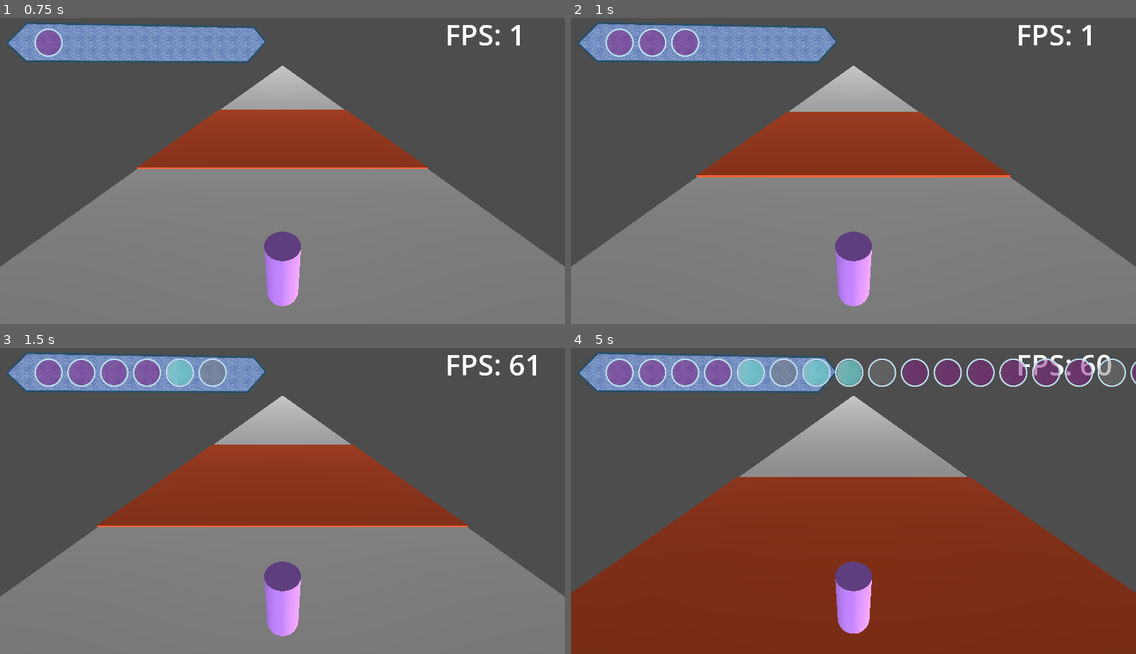
Above: before the commit, frames 1-4 (two rows, left to right).
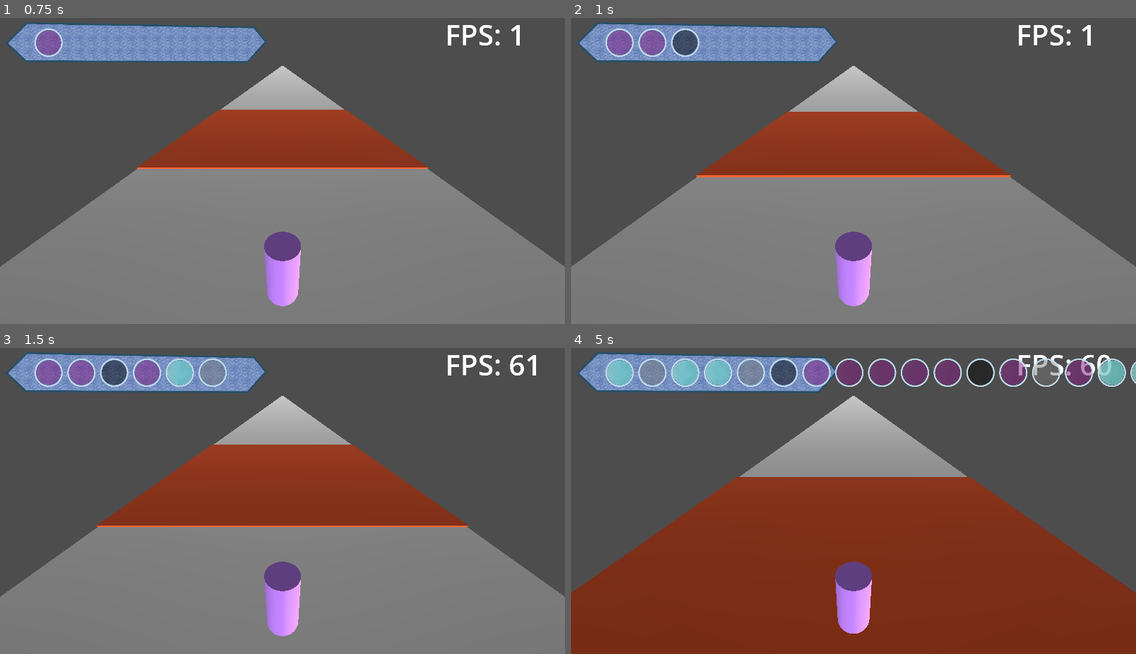
Above: after the commit, the same moments.

Repository: MedusaTea/signal-run
Game: Godot game, scene res://scenes/main.tscn
Same seed, same stepped clock (60 frames per second), same inputs: the game is played once before the commit and once after it.
Inputs (mouse positions are in pixels of both pictures, inside the frame that each line leads up to):
- Up to frame 1 (0.75 s): tap Enter at 0.5 s; move the mouse to (406, 155) at 0.52 s; hold L (press_right) from 0.53 s (still down); hold F (press_climb) from 0.53 s (still down); click (406, 155) at 0.67 s
- Up to frame 2 (1 s): keep holding L (press_right); keep holding F (press_climb); tap K (press_jump) at 0.77 s; tap J (press_duck) at 0.8 s
- Up to frame 3 (1.5 s): tap K (press_jump) at 1.07 s; move the mouse to (169, 516) at 1.27 s; release L (press_right) at 1.28 s; release F (press_climb) at 1.28 s; hold H (press_left) from 1.28 s (still down); tap J (press_duck) at 1.35 s
- Up to frame 4 (5 s): tap K (press_jump) at 1.52, 1.82, 3.02, 3.32, 3.77, 3.8, 4.07, 4.35, 4.52, 4.82 s; tap D (press_kick) at 1.55 s; move the mouse to (910, 433) at 2.02 s; release H (press_left) at 2.03 s; hold D (press_kick) 2.03-2.78 s; hold L (press_right) 2.03-3.53 s; tap A (press_punch) at 2.3, 2.85 s; move the mouse to (825, 562) at 2.77 s; click (825, 562) at 2.92 s; tap S (press_swim) at 3.05 s; move the mouse to (1023, 546) at 3.52 s; hold S (press_swim) 3.53-4.28 s; hold H (press_left) from 3.53 s (still down); move the mouse to (684, 455) at 4.27 s; tap F (press_climb) at 4.55 s

Frame 1 is identical in both runs. In frame 2, 0.3% of the frame differs, in the area x 18-23%, y 3-13%; in frame 3, 0.3%; in frame 4, 3.4%, in the area x 6-100%, y 3-13%.

Commit message:
signals are popping off the queue and shifting

Diff:
--- a/scenes/main.tscn
+++ b/scenes/main.tscn
@@ -7,14 +7,6 @@
 [ext_resource type="Theme" uid="uid://mk4nu7dkl8b2" path="res://themes/default.tres" id="4_jyhfs"]
 [ext_resource type="Script" uid="uid://70teesn04f45" path="res://scripts/fps.gd" id="5_tefeu"]
 [ext_resource type="Texture2D" uid="uid://smha1e5gs08h" path="res://assets/queue-bar.png" id="6_tefeu"]
-
-[sub_resource type="StandardMaterial3D" id="StandardMaterial3D_ktqa0"]
-resource_local_to_scene = true
-transparency = 1
-albedo_color = Color(1, 0.20784314, 1, 0.5176471)
-
-[sub_resource type="SphereMesh" id="SphereMesh_o6xl0"]
-material = SubResource("StandardMaterial3D_ktqa0")
 
 [node name="Root" type="Node" unique_id=2065148067]
 script = ExtResource("1_o6xl0")
@@ -38,17 +30,6 @@
 
 [node name="DirectionalLight3D2" type="DirectionalLight3D" parent="Node3D" unique_id=754049602]
 transform = Transform3D(-4.3711392e-08, 0, 1, 0, 1.0000001, 0, -1.0000001, 0, -4.371139e-08, 0, 0, 10)
-
-[node name="Orbs" type="Node3D" parent="Node3D" unique_id=564879559]
-
-[node name="RightOrb" type="Node3D" parent="Node3D/Orbs" unique_id=1328034809]
-
-[node name="MeshInstance3D" type="MeshInstance3D" parent="Node3D/Orbs/RightOrb" unique_id=930564457]
-transform = Transform3D(1, 0, 0, 0, 1, 0, 0, 0, 1, -77.33281, 0, 19878.17)
-mesh = SubResource("SphereMesh_o6xl0")
-
-[node name="Camera3D" type="Camera3D" parent="Node3D/Orbs/RightOrb" unique_id=1458358862]
-transform = Transform3D(-4.371139e-08, 0, 1, 0, 1, 0, -1, 0, -4.371139e-08, -76.4285, 0, 19878.166)
 
 [node name="Control" type="Control" parent="." unique_id=1863188031]
 layout_mode = 3
@@ -83,6 +64,11 @@
 grow_horizontal = 2
 grow_vertical = 2
 
-[node name="Timer" type="Timer" parent="." unique_id=1831977328]
+[node name="EmptyOrbTimer" type="Timer" parent="." unique_id=1831977328]
+autostart = true
 
-[connection signal="timeout" from="Timer" to="." method="_on_timer_timeout"]
+[node name="PopOrbTimer" type="Timer" parent="." unique_id=207739798]
+autostart = true
+
+[connection signal="timeout" from="EmptyOrbTimer" to="." method="_on_empty_orb_timer_timeout"]
+[connection signal="timeout" from="PopOrbTimer" to="." method="_on_pop_orb_timer_timeout"]
--- a/scripts/global.gd
+++ b/scripts/global.gd
@@ -2,8 +2,6 @@
 
 @onready var RootNode = get_node('/root/Root')
 @onready var OrbsControl = get_node('/root/Root/Control/QueueBar/Orbs')
-
-@onready var RightOrb3D = get_node('/root/Root/Node3D/Orbs/RightOrb')
 
 @onready var leftOrbScene = preload("res://scenes/orbs/left.tscn")
 @onready var rightOrbScene = preload("res://scenes/orbs/right.tscn")
@@ -15,6 +13,8 @@
 @export var orbTopOffset = 20
 @export var pressDelayThreshold = 0.2
 @export var pressDelay = pressDelayThreshold
+
+var orbQueue = []
 
 func _process(delta: float) -> void:
 	pressDelay += delta
@@ -49,8 +49,6 @@
 	if type != 'empty':
 		pressDelay = 0
 
-	var orbCount = OrbsControl.get_child_count()
-
 	var orb
 	if type == 'left':
 		orb = leftOrbScene.instantiate()
@@ -65,12 +63,29 @@
 	else:
 		return
 
-	#TODO: handle removing orbs as they get removed
+	var orbCount = orbQueue.size()
+	print(orbCount)
+
 	var viewport = orb.get_node('SubViewportContainer').get_node('SubViewport')
 	viewport.get_node('Node3D').position = Vector3(-100, orbCount * 100, 0)
 
 	OrbsControl.add_child(orb)
 	orb.position = Vector2(100 + orbCount * orbOffset, orbTopOffset)
 
-func _on_timer_timeout() -> void:
+	orbQueue.push_back(orb)
+
+func updateAllOrbPositions() -> void:
+	for orb in orbQueue:
+		orb.position = orb.position - Vector2(orbOffset, 0)
+
+func popOrb() -> void:
+	if orbQueue.size() > 0:
+		var orb = orbQueue.pop_front()
+		orb.queue_free()
+		updateAllOrbPositions()
+
+func _on_empty_orb_timer_timeout() -> void:
 	addOrb('empty')
+
+func _on_pop_orb_timer_timeout() -> void:
+	popOrb()
